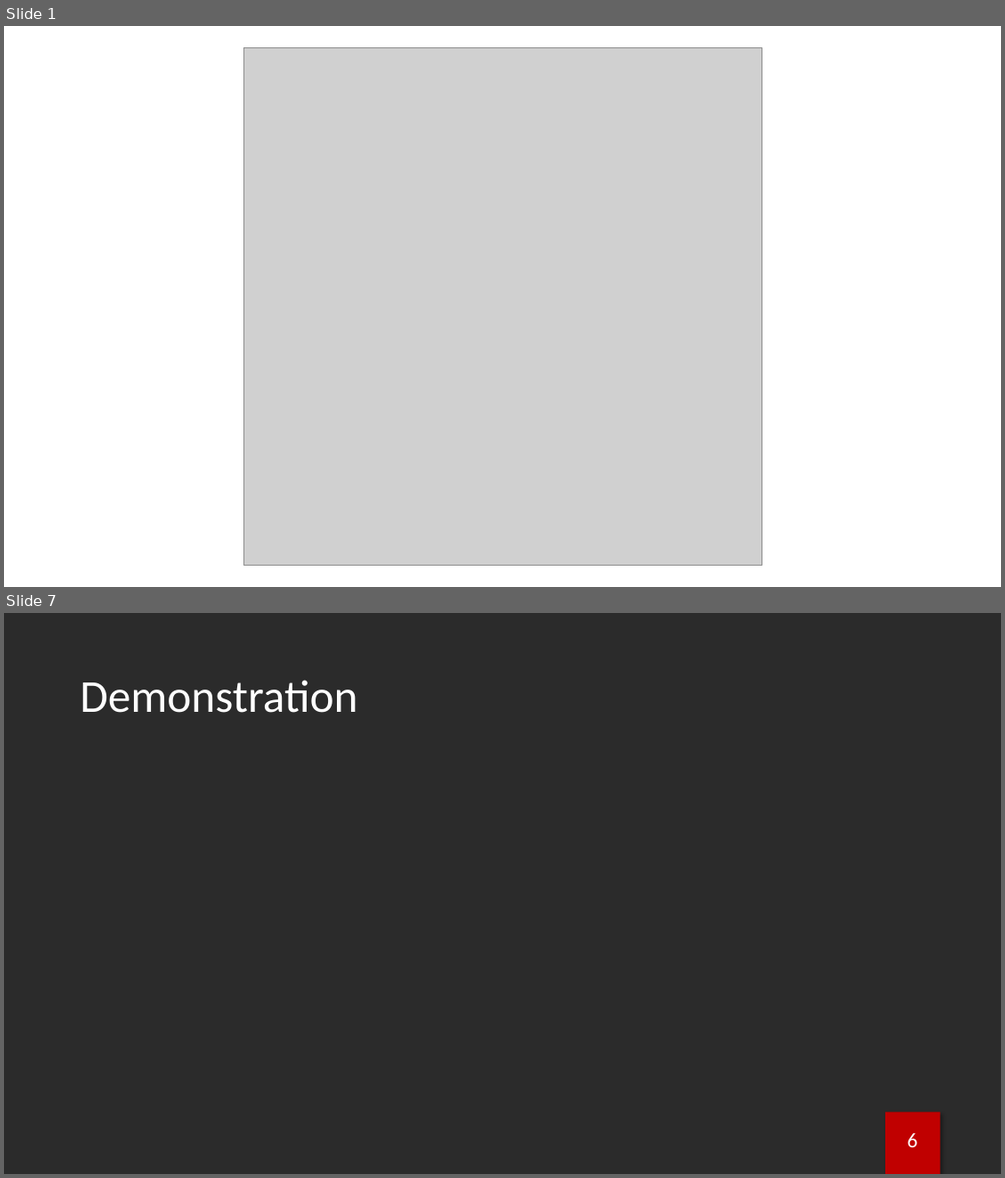
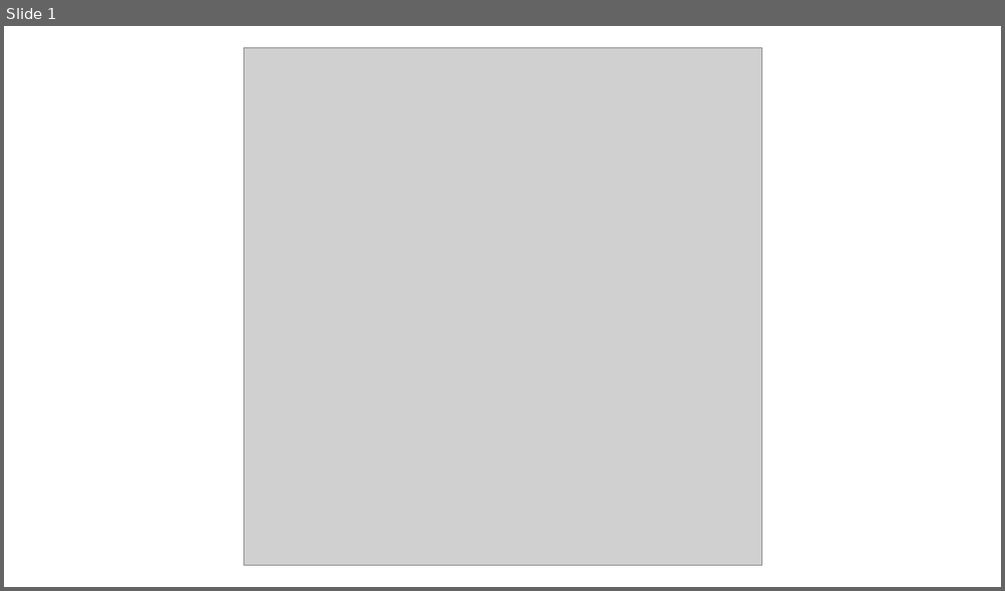
Before and after one commit to brodermar/wwm, a slide deck: documentation/wwmp.pptx. Shown one above the other, each under a label of ours: slides 1 and 7 before the commit, slide 1 after it; the slides between them are not shown. The pictures are 1005x1178 and 1005x591 pixels, drawn with LibreOffice and Linux fonts; fonts in the diff are those of the drawing; grey boxes stand for pictures; background and template pictures are left out; a plain dark background stands for a picture behind light text. Boxes give left, top, right and bottom in pixels: in the first picture for what was removed or moved away, otherwise in the second. Text is boxed around its words. In the diff, an @@ line names an element or a change of style, - is before the commit and + after.

```diff
--- a/documentation/wwmp.pptx
+++ b/documentation/wwmp.pptx
@@ slide 7 removed at [4,613,1001,1174], background picture (left out) @@
@@ title removed at [80,680,357,713] @@
-Demonstration
@@ rectangle removed at [886,1111,940,1174] @@
@@ page number removed at [907,1133,918,1147] @@
-6
```
Also in this commit, not shown: 12 slides changed, 9 slides added, 6 other slides removed, 4 other files.
